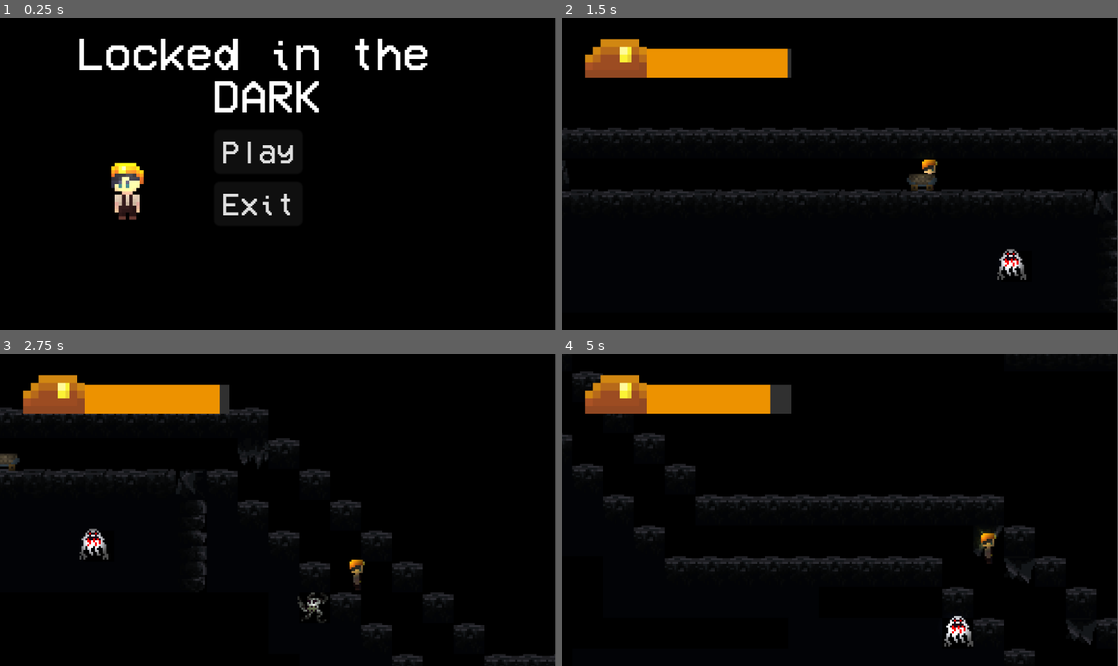
Above: before the commit, frames 1-4 (two rows, left to right).
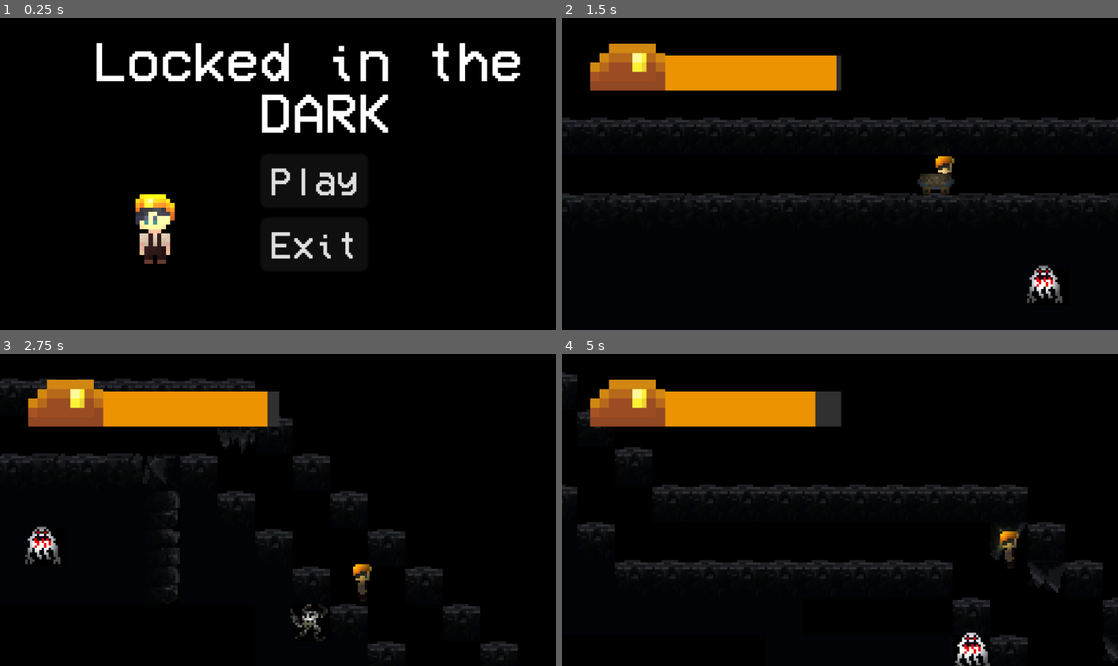
Above: after the commit, the same moments.

Repository: ABPaladin/Locked-in-the-dark-Finale
Game: Godot game, scene res://World/Menu.tscn
Two runs of this game, one before a commit and one after it. Both use one fixed random seed, a clock stepped at 60 frames per second and the inputs below.
Inputs:
- Up to frame 1 (0.25 s): no input
- Up to frame 2 (1.5 s): click "Play" at 0.5 s; hold D (right) from 1.28 s (still down)
- Up to frame 3 (2.75 s): keep holding D (right); tap Space (jump) at 1.52, 2.27 s
- Up to frame 4 (5 s): release D (right) at 2.78 s; hold A (left) 2.78-3.53 s; hold D (right) from 3.53 s (still down); tap Space (jump) at 3.77, 4.52 s
In our replay, the window is 799x449 before the commit and 800x449 after it. These sizes can differ from the game's own. Grey fills any space a smaller window leaves; there, only what the larger window draws over its background counts as a difference.

The runs differ from the first frame. In frame 1, 10% of the frame differs, in the area x 14-94%, y 6-79%; in frame 2, 10%; in frame 3, 11%; in frame 4, 12%, in the area x 0-100%, y 0-100%.

Commit message:
again changes

Diff:
--- a/World/death.tscn
+++ b/World/death.tscn
@@ -205,12 +205,12 @@
 
 [node name="Sprite2D" type="Sprite2D" parent="."]
 modulate = Color(0, 0, 0, 1)
-position = Vector2(152.25, 102.25)
-scale = Vector2(305.5, 205.5)
+position = Vector2(148.75, 96.25)
+scale = Vector2(298.5, 193.5)
 texture = SubResource("CanvasTexture_8k5sg")
 
 [node name="AnimatedSprite2D" type="AnimatedSprite2D" parent="."]
-position = Vector2(137, 107)
+position = Vector2(112, 95)
 scale = Vector2(3.4, 3.4)
 sprite_frames = SubResource("SpriteFrames_n624l")
 autoplay = "default"
@@ -218,14 +218,14 @@
 frame_progress = 0.377663
 
 [node name="AnimatedSprite2D2" type="AnimatedSprite2D" parent="."]
-position = Vector2(220, 97)
-scale = Vector2(5.0625, 5.0625)
+position = Vector2(180, 94)
+scale = Vector2(3.40625, 3.40625)
 sprite_frames = SubResource("SpriteFrames_whdy3")
 autoplay = "default"
 frame_progress = 0.345024
 
 [node name="Sprite2D2" type="Sprite2D" parent="."]
-position = Vector2(66, 105)
+position = Vector2(42, 98)
 scale = Vector2(3.23437, 3.23437)
 texture = ExtResource("2_m8h0u")
 
@@ -238,7 +238,10 @@
 
 [node name="RichTextLabel" type="RichTextLabel" parent="Control"]
 texture_filter = 1
-layout_mode = 0
+layout_mode = 1
+anchors_preset = -1
+anchor_left = -0.525
+anchor_right = -0.525
 offset_left = 41.0
 offset_top = 7.0
 offset_right = 236.0
--- a/project.godot
+++ b/project.godot
@@ -17,6 +17,8 @@
 
 [display]
 
+window/size/viewport_width=948
+window/size/viewport_height=533
 window/stretch/scale=4.0
 
 [input]
